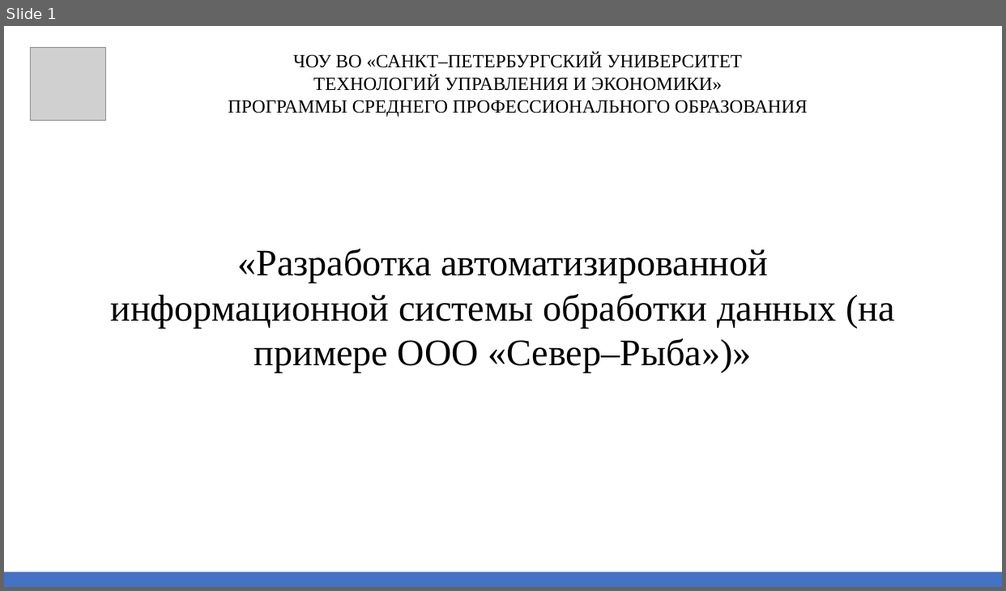
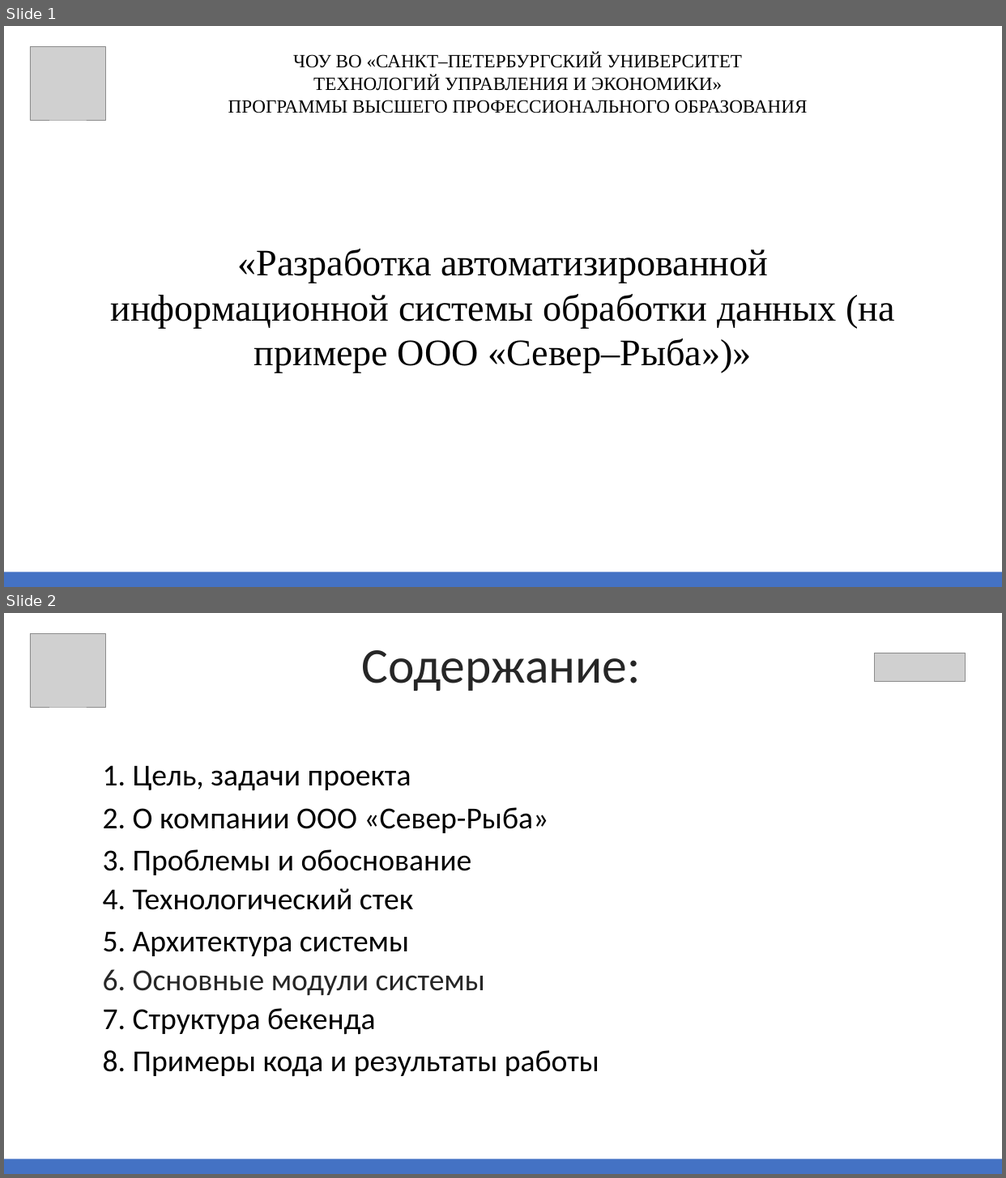
Before and after one commit to katarymba/preza, a slide deck: Презентация.pptx. Shown one above the other, each under a label of ours: slide 1 before the commit, slides 1 and 2 after it. The pictures are 1006x591 and 1006x1178 pixels, drawn with LibreOffice and Linux fonts; fonts in the diff are those of the drawing; grey boxes stand for pictures. Boxes give left, top, right and bottom in pixels: in the first picture for what was removed or moved away, otherwise in the second. Text is boxed around its words. In the diff, an @@ line names an element or a change of style, - is before the commit and + after.

```diff
--- a/Презентация.pptx
+++ b/Презентация.pptx
@@ slide 2 added at box(4, 613, 1002, 1174), background #FFFFFF; not listed: 1 template element that a slide beside it also shows @@
@@ picture added at box(30, 634, 106, 707) @@
@@ text added at box(361, 650, 640, 691), 72 pt, text #262626 @@
+Содержание:
@@ picture added at box(874, 653, 965, 681) @@
@@ group added at box(103, 765, 599, 1077): 8 texts @@
+1. Цель, задачи проекта
+2. О компании ООО «Север-Рыба»
+3. Проблемы и обоснование
+4. Технологический стек
+5. Архитектура системы
+6. Основные модули системы
+7. Структура бекенда
+8. Примеры кода и результаты работы
@@ slide 1 changed as well @@
@@ text at box(228, 100, 808, 113): text changed @@
-ПРОГРАММЫ СРЕДНЕГО ПРОФЕССИОНАЛЬНОГО ОБРАЗОВАНИЯ
+ПРОГРАММЫ ВЫСШЕГО ПРОФЕССИОНАЛЬНОГО ОБРАЗОВАНИЯ
```
Also in this commit, not shown: 5 other slides changed, 12 other slides added, 7 slides removed.
